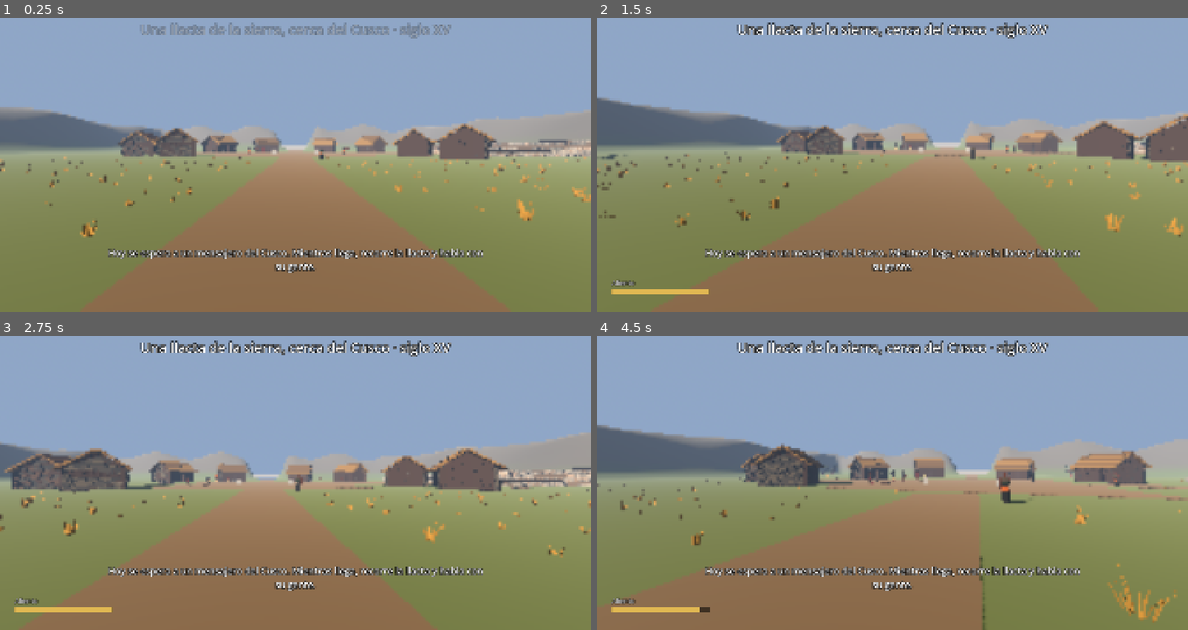
Above: before the commit, frames 1-4 (two rows, left to right).
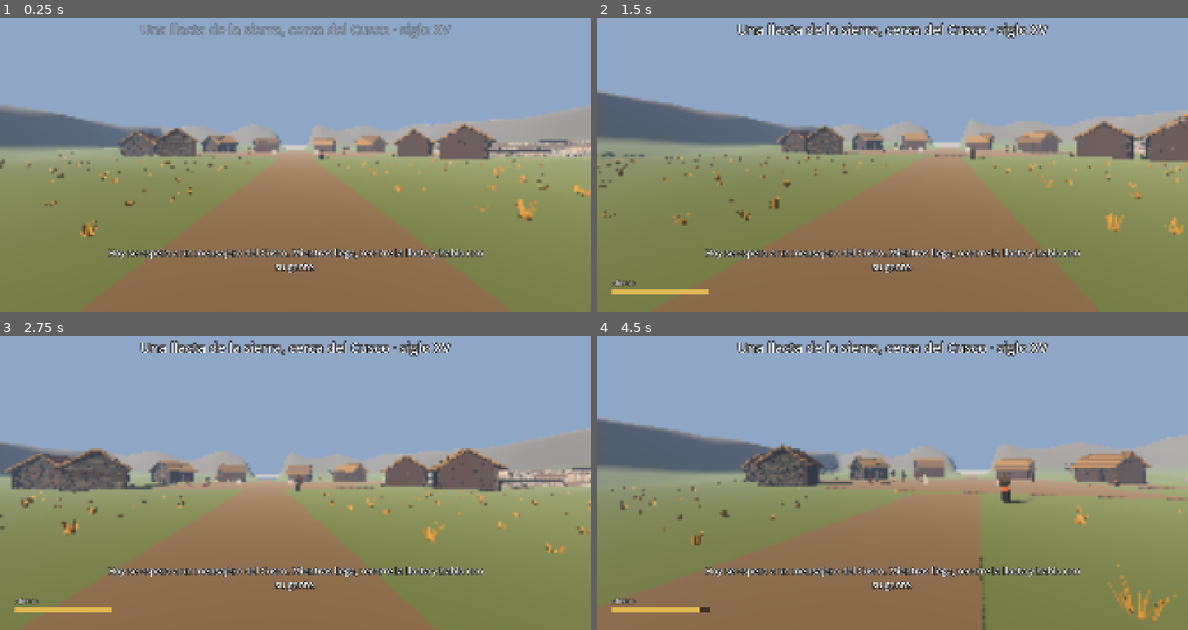
Above: after the commit, the same moments.

Repository: joseamaya/memorias-del-peru
Game: Godot game, scene res://campaigns/01_pachacutec/scenes/world/mundo_base.tscn
Two runs of this game, one before a commit and one after it. Both use one fixed random seed, a clock stepped at 60 frames per second and the inputs below. Sound files missing from this copy of the repository are replaced by a short silence.
Inputs (mouse positions are in pixels of both pictures, inside the frame that each line leads up to):
- Up to frame 1 (0.25 s): no input
- Up to frame 2 (1.5 s): tap Enter at 0.5 s; move the mouse to (922, 144) at 0.52 s; hold E (interact) 0.53-1.28 s; hold W (move_forward) from 0.53 s (still down); tap Space (jump) at 0.77 s; move the mouse to (862, 147) at 1.27 s; tap Shift (run) at 1.35 s
- Up to frame 3 (2.75 s): keep holding W (move_forward); tap Space (jump) at 1.52 s; move the mouse to (307, 459) at 2.02 s; tap R at 2.1 s
- Up to frame 4 (4.5 s): keep holding W (move_forward); move the mouse to (886, 468) at 2.77 s; tap E (interact) at 2.85 s; tap Space (jump) at 3.02, 3.77 s; move the mouse to (933, 468) at 3.52 s; hold Shift (run) 3.53-4.28 s; move the mouse to (845, 459) at 4.27 s; tap R at 4.35 s

The runs differ from the first frame. In frame 1, 0.9% of the frame differs, in the area x 0-100%, y 29-69%; in frame 2, 1.6%, in the area x 0-100%, y 25-75%; in frame 3, 0.5%; in frame 4, 1.2%.

Commit message:
pachacutec: brazos que se balancean, relieve del campo y props de las casas
- El generador separa los brazos de los personajes (ArmL, ArmR) y
  NpcActor los balancea al caminar, en contra de la pierna de su lado.
- Lomas suaves de hasta 1,3 m fuera del núcleo de la llacta, sin tocar
  plaza, casas, terrazas ni caminos; más ichu en la cresta.
- Cántaros de estilo Killke y haces de leña de queñua junto a la puerta
  de las viviendas, con sus fichas PCH-019 y PCH-020 (pendientes).

Añade test_terrain_relief y amplía test_model_slot y
test_npc_talk_and_wander; actualiza alcance, registro, hoja de
verificación, README de la campaña y docs/06 y 08.

Co-Authored-By: Claude Opus 5.5 <noreply@anthropic.com>

Diff:
--- a/campaigns/01_pachacutec/scripts/world/mundo_base.gd
+++ b/campaigns/01_pachacutec/scripts/world/mundo_base.gd
@@ -1,3 +1,4 @@
+class_name MundoBase
 extends Node3D
 ## Mundo base de la campaña 01.
 ##
@@ -17,6 +18,15 @@
 ## Paso abierto en la cresta norte, por donde llega el mensajero.
 const PASS_HALF_WIDTH: float = 5.0
 const PASS_EDGE: float = 12.0
+## Lomas suaves fuera del núcleo de la llacta: empiezan a RELIEF_START m del
+## centro y no tocan las terrazas ni los caminos, que siguen a cota 0.
+const RELIEF_AMPLITUDE: float = 1.3
+const RELIEF_START: float = 30.0
+const RELIEF_FULL: float = 42.0
+const TERRACE_ZONE: Rect2 = Rect2(26.0, -19.0, 32.0, 38.0)
+const RELIEF_EDGE: float = 8.0
+const PATH_CLEAR: float = 4.0
+const PATH_BLEND: float = 9.0
 const GRASS_COLOR: Color = Color(0.35, 0.4, 0.22, 1.0)
 const ROCK_COLOR: Color = Color(0.36, 0.33, 0.28, 1.0)
 const ROCK_FROM_HEIGHT: float = 1.0
@@ -46,6 +56,12 @@
 const MODEL_PUTUTU: String = "pch_pututu.glb"
 const MODEL_OFFERING: String = "pch_offering_shrine.glb"
 const MODEL_LOOM: String = "pch_loom.glb"
+## Props junto a la puerta de las viviendas (PCH-019 y PCH-020).
+const MODEL_PROP_JAR: String = "pch_prop_jar.glb"
+const MODEL_PROP_FIREWOOD: String = "pch_prop_firewood.glb"
+## Fondo de las viviendas A y B, para dejar los props delante del muro.
+const HOUSE_DEPTHS: Array[float] = [5.0, 4.6]
+const PROP_WALL_GAP: float = 0.45
 const MODEL_COMMONER: String = "pch_npc_commoner.glb"
 const MODEL_AUTHORITY: String = "pch_npc_authority.glb"
 ## Base de cada malla de bloqueo de los objetos (su origen está en el centro).
@@ -205,7 +221,25 @@
 	var distance: float = Vector2(x, z).length()
 	var blend: float = clampf((distance - PLATEAU_RADIUS) / 15.0, 0.0, 1.0)
 	var height: float = 0.7 * sin(x * 0.06) * cos(z * 0.07) + 0.3 * sin((x + z) * 0.11)
-	return height * blend + ridge_height_at(x, z)
+	return height * blend + relief_height_at(x, z) + ridge_height_at(x, z)
+
+
+## Lomas suaves del campo, cero en la plaza, las casas, las terrazas y los
+## caminos (alcance §3).
+static func relief_height_at(x: float, z: float) -> float:
+	var mask: float = smoothstep(RELIEF_START, RELIEF_FULL, Vector2(x, z).length())
+	if mask <= 0.0:
+		return 0.0
+	var outside_x: float = maxf(maxf(TERRACE_ZONE.position.x - x, x - TERRACE_ZONE.end.x), 0.0)
+	var outside_z: float = maxf(maxf(TERRACE_ZONE.position.y - z, z - TERRACE_ZONE.end.y), 0.0)
+	mask *= smoothstep(0.0, RELIEF_EDGE, maxf(outside_x, outside_z))
+	# Caminos norte y sur (todo el eje) y caminos este y oeste.
+	mask *= smoothstep(PATH_CLEAR, PATH_BLEND, absf(x))
+	mask *= maxf(smoothstep(PATH_CLEAR, PATH_BLEND, absf(z)), smoothstep(36.0, 42.0, absf(x)))
+	if mask <= 0.0:
+		return 0.0
+	var wave: float = 0.6 * sin(x * 0.09 + 1.3) * cos(z * 0.08 - 0.4) + 0.4 * sin((x - z) * 0.15 + 0.7)
+	return RELIEF_AMPLITUDE * mask * (wave + 0.35)
 
 
 ## Altura añadida por la cresta del borde en (x, z); cero en el interior y en
@@ -683,6 +717,33 @@
 			collisions.append(child)
 	var files: Array[String] = [MODEL_HOUSES[index % MODEL_HOUSES.size()]]
 	_attach_model(root, "ModelSlot", Vector3.ZERO, files, blockout, collisions)
+	_add_house_props(root, index)
+
+
+## Cántaros y leña delante de la vivienda, a los lados de la puerta. El frente
+## mira a −Z local; la puerta de la variante B está desplazada hacia −X.
+func _add_house_props(root: Node3D, index: int) -> void:
+	var variant: int = index % MODEL_HOUSES.size()
+	var front: float = -HOUSE_DEPTHS[variant] * 0.5 - PROP_WALL_GAP
+	var left_x: float = -2.4 if variant == 1 else -2.1
+	var props: Array[Array] = []
+	match index % 3:
+		0:
+			props = [[MODEL_PROP_JAR, Vector3(1.8, 0.0, front)], [MODEL_PROP_JAR, Vector3(2.3, 0.0, front - 0.25)],
+				[MODEL_PROP_FIREWOOD, Vector3(left_x, 0.0, front)]]
+		1:
+			props = [[MODEL_PROP_FIREWOOD, Vector3(2.0, 0.0, front)], [MODEL_PROP_JAR, Vector3(left_x - 0.2, 0.0, front)]]
+		_:
+			props = [[MODEL_PROP_JAR, Vector3(2.0, 0.0, front)]]
+	var no_blockout: Array[Node3D] = []
+	var no_collisions: Array[Node] = []
+	for prop_index: int in range(props.size()):
+		var entry: Array = props[prop_index]
+		var file: String = entry[0]
+		var at: Vector3 = entry[1]
+		var prop_files: Array[String] = [file]
+		var slot: ModelSlot = _attach_model(root, "Prop%d" % prop_index, at, prop_files, no_blockout, no_collisions)
+		slot.rotation.y = 0.35 * float((index + prop_index) % 3 - 1)
 
 
 ## Archivos candidatos para un personaje: primero el de su papel
@@ -776,4 +837,5 @@
 	slot.use_model_collision = false
 	if slot.model != null:
 		actor.set_legs(slot.model.find_child("LegL", true, false) as Node3D, slot.model.find_child("LegR", true, false) as Node3D)
+		actor.set_arms(slot.model.find_child("ArmL", true, false) as Node3D, slot.model.find_child("ArmR", true, false) as Node3D)
 	return actor
--- a/campaigns/01_pachacutec/scripts/world/npc_actor.gd
+++ b/campaigns/01_pachacutec/scripts/world/npc_actor.gd
@@ -12,6 +12,8 @@
 ## Balanceo de piernas al caminar (ADR-0013): sin rig, el modelo trae las
 ## piernas como nodos aparte y el personaje las gira sobre su eje X.
 const LEG_SWING_DEGREES: float = 24.0
+## Los brazos acompañan en sentido contrario a la pierna de su lado.
+const ARM_SWING_RATIO: float = 0.7
 ## Metros recorridos en medio ciclo de paso.
 const STRIDE_LENGTH: float = 0.75
 
@@ -22,6 +24,7 @@
 var moving: bool = false
 var _idle_tween: Tween = null
 var _legs: Array[Node3D] = []
+var _arms: Array[Node3D] = []
 var _stride_phase: float = 0.0
 
 
@@ -51,6 +54,20 @@
 		_legs.append(left)
 		_legs.append(right)
 	_apply_legs()
+
+
+## Asigna los brazos del modelo, del mismo lado que [method set_legs].
+func set_arms(left: Node3D, right: Node3D) -> void:
+	_arms.clear()
+	if left != null and right != null:
+		_arms.append(left)
+		_arms.append(right)
+	_apply_legs()
+
+
+## Ángulo actual del brazo izquierdo, en grados (para las pruebas).
+func left_arm_angle() -> float:
+	return rad_to_deg(_arms[0].rotation.x) if not _arms.is_empty() else 0.0
 
 
 ## Indica si el personaje tiene piernas que balancear.
@@ -97,11 +114,13 @@
 
 
 func _apply_legs() -> void:
-	if _legs.is_empty():
-		return
 	var angle: float = deg_to_rad(LEG_SWING_DEGREES) * sin(_stride_phase)
-	_legs[0].rotation.x = angle
-	_legs[1].rotation.x = -angle
+	if not _legs.is_empty():
+		_legs[0].rotation.x = angle
+		_legs[1].rotation.x = -angle
+	if not _arms.is_empty():
+		_arms[0].rotation.x = -angle * ARM_SWING_RATIO
+		_arms[1].rotation.x = angle * ARM_SWING_RATIO
 
 
 ## Distancia horizontal al punto indicado.
--- a/campaigns/01_pachacutec/scripts/world/vegetation.gd
+++ b/campaigns/01_pachacutec/scripts/world/vegetation.gd
@@ -33,9 +33,9 @@
 const ICHU_INNER_RADIUS: float = 15.0
 const ICHU_FULL_RADIUS: float = 30.0
 const ICHU_MIN_DENSITY: float = 0.25
-## En la roca de la cresta, la mitad de matas.
+## En la roca de la cresta, algo menos de matas que en el campo.
 const ICHU_ROCK_HEIGHT: float = 3.0
-const ICHU_ROCK_FACTOR: float = 0.5
+const ICHU_ROCK_FACTOR: float = 0.85
 const ICHU_SCALE_MIN: float = 0.75
 const ICHU_SCALE_MAX: float = 1.35
 ## Las matas se hunden un poco para que la base no flote en la pendiente.
--- a/tests/test_model_slot.gd
+++ b/tests/test_model_slot.gd
@@ -87,11 +87,14 @@
 	tree.root.add_child(world)
 	var slots: Array[Node] = world.find_children("*", "ModelSlot", true, false)
 	var by_parent: Dictionary[String, int] = {"house": 0, "npc": 0, "object": 0, "loom": 0}
+	var props: int = 0
 	for node: Node in slots:
 		var slot: ModelSlot = node as ModelSlot
 		var parent: Node = slot.get_parent()
 		var actor: Node = parent.get_parent()
-		if parent.is_in_group("houses"):
+		if parent.is_in_group("houses") and String(slot.name).begins_with("Prop"):
+			props += 1
+		elif parent.is_in_group("houses"):
 			by_parent["house"] += 1
 		elif actor != null and actor.is_in_group("npcs"):
 			# El hueco del personaje cuelga de su cuerpo para heredar el
@@ -105,6 +108,8 @@
 		for path: String in slot.model_paths:
 			ok = ok and AssetValidation.validate_file_name(path.get_file()).is_empty()
 	ok = ok and by_parent["house"] == 8 and by_parent["npc"] == 9
+	# Props junto a las casas: cántaros y leña (PCH-019 y PCH-020).
+	ok = ok and props >= 8
 	ok = ok and _vertex_colors_enabled()
 	ok = ok and by_parent["object"] == 3 and by_parent["loom"] == 1
 	world.free()
--- a/tests/test_npc_talk_and_wander.gd
+++ b/tests/test_npc_talk_and_wander.gd
@@ -67,13 +67,15 @@
 	var neighbor: NpcActor = world.get_node("Llacta/NPCs/Habitante1") as NpcActor
 	var start: Vector3 = neighbor.global_position
 	var max_swing: float = 0.0
+	var max_arm: float = 0.0
 	ok = ok and neighbor.has_legs()
 	for i: int in range(40):
 		event.step(0.25)
 		max_swing = maxf(max_swing, absf(neighbor.left_leg_angle()))
+		max_arm = maxf(max_arm, absf(neighbor.left_arm_angle()))
 	ok = ok and neighbor.global_position.distance_to(start) > 1.0
 	# Al caminar balancea las piernas (ADR-0013).
-	ok = ok and max_swing > 10.0
+	ok = ok and max_swing > 10.0 and max_arm > 7.0
 	ok = ok and event.phase == MessengerEvent.Phase.IDLE
 
 	# Hablar con un vecino lo detiene un rato.
--- /dev/null
+++ b/tests/test_terrain_relief.gd
@@ -0,0 +1,27 @@
+extends RefCounted
+## Comprueba que las lomas del campo no tocan la llacta: cota 0 en la plaza,
+## las casas, las terrazas y los caminos, y relieve en el campo abierto.
+
+const FLAT_POINTS: Array[Vector2] = [
+	Vector2(0.0, 0.0), # plaza
+	Vector2(-27.0, 6.0), # casa más alejada del oeste
+	Vector2(23.0, 15.0), # casa más alejada del este
+	Vector2(54.0, 14.0), # esquina de la última terraza
+	Vector2(30.0, -17.0), # esquina de la primera terraza
+	Vector2(0.0, 45.0), # inicio en el camino sur
+	Vector2(0.0, -60.0), # camino norte, donde espera el mensajero
+	Vector2(-34.0, 0.0), # final del camino oeste
+	Vector2(3.2, 18.0), # vecino que recibe
+]
+
+
+func test_terrain_relief() -> bool:
+	var ok: bool = true
+	for point: Vector2 in FLAT_POINTS:
+		ok = ok and is_zero_approx(MundoBase.relief_height_at(point.x, point.y))
+	var max_relief: float = 0.0
+	for x: int in range(-60, 61, 5):
+		for z: int in range(-60, 61, 5):
+			max_relief = maxf(max_relief, absf(MundoBase.relief_height_at(float(x), float(z))))
+	ok = ok and max_relief > 0.5 and max_relief <= MundoBase.RELIEF_AMPLITUDE * 1.5
+	return ok
Binary file changed: campaigns/01_pachacutec/assets/models/pch_npc_authority.glb
Binary file changed: campaigns/01_pachacutec/assets/models/pch_npc_commoner.glb
Binary file changed: campaigns/01_pachacutec/assets/models/pch_npc_curaca.glb
Binary file changed: campaigns/01_pachacutec/assets/models/pch_npc_farmer.glb
Binary file changed: campaigns/01_pachacutec/assets/models/pch_npc_messenger.glb
Binary file changed: campaigns/01_pachacutec/assets/models/pch_npc_principal.glb
Binary file changed: campaigns/01_pachacutec/assets/models/pch_npc_villager.glb
Binary file changed: campaigns/01_pachacutec/assets/models/pch_npc_weaver.glb
Binary file added: campaigns/01_pachacutec/assets/models/pch_prop_firewood.glb
Not shown, added: campaigns/01_pachacutec/assets/models/pch_prop_firewood.glb.import
Binary file added: campaigns/01_pachacutec/assets/models/pch_prop_jar.glb
Not shown, added: campaigns/01_pachacutec/assets/models/pch_prop_jar.glb.import
(and 6 more such lines)
